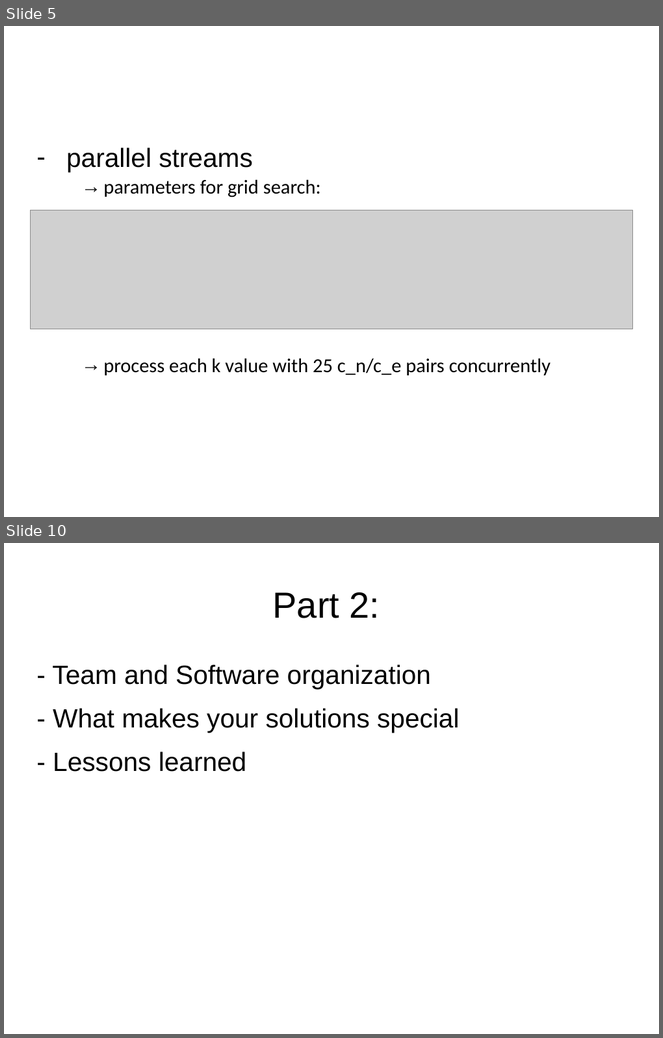
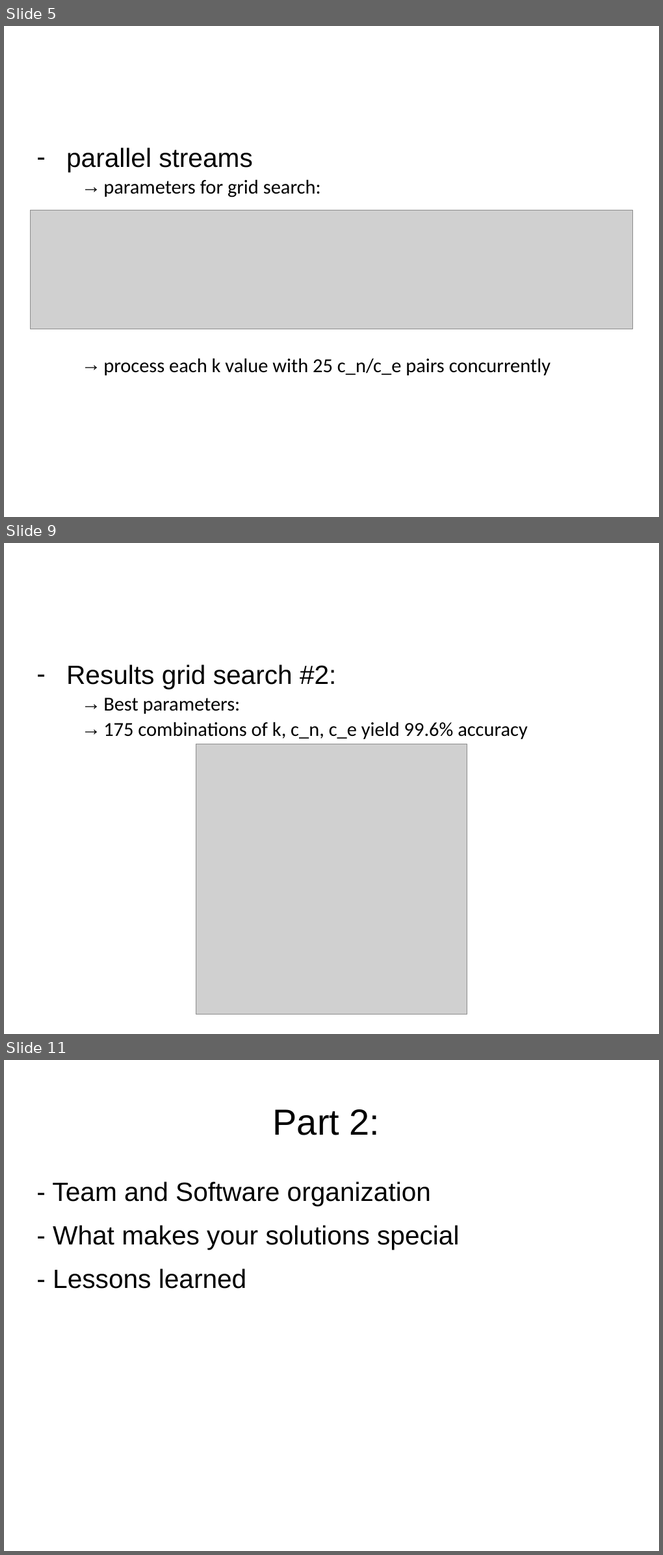
Before and after one commit to lukaszbinden/jmcs-pattern-recognition, a slide deck: Exercise_4/presentation.pptx. Shown one above the other, each under a label of ours: slides 5 and 10 before the commit, slides 5, 9 and 11 after it; the slides between them are not shown. The pictures are 663x1038 and 663x1555 pixels, drawn with LibreOffice and Linux fonts; fonts in the diff are those of the drawing; grey boxes stand for pictures. Boxes give left, top, right and bottom in pixels: in the first picture for what was removed or moved away, otherwise in the second. Text is boxed around its words. In the diff, an @@ line names an element or a change of style, - is before the commit and + after.

Commit message:
add grid search results

```diff
--- a/Exercise_4/presentation.pptx
+++ b/Exercise_4/presentation.pptx
@@ slide 9 added at (x1=4, y1=543, x2=659, y2=1034), background #FFFFFF @@
@@ text added at (x1=66, y1=665, x2=528, y2=739), 24 pt, text #000000 @@
+– Results grid search #2:
+  → Best parameters:
+  → 175 combinations of k, c_n, c_e yield 99.6% accuracy
@@ picture added at (x1=196, y1=745, x2=467, y2=1015) @@
@@ what was slide 10 is now slide 11 @@
```
Also in this commit, not shown: 4 slides changed, 1 other slide added.
